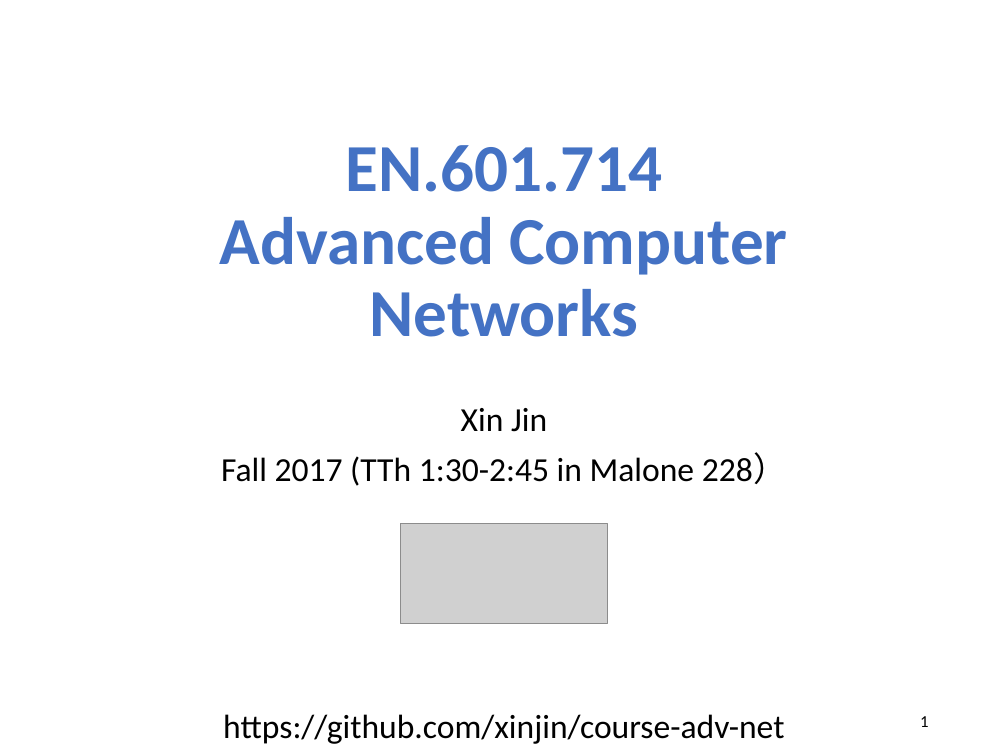
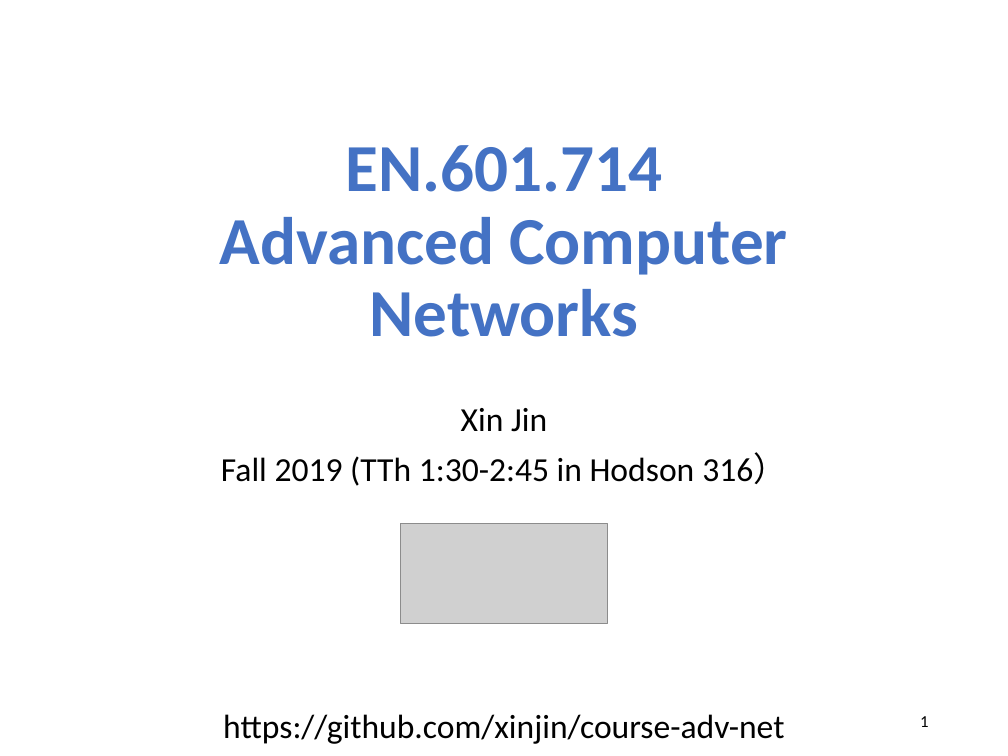
Before and after one commit to xinjin/course-adv-net, a slide deck: slide 1 of slides/lec01_overview.pptx. Drawn at 1008x756 pixels with LibreOffice and Linux fonts; fonts in the diff are those of the drawing; grey boxes stand for pictures. Boxes give left, top, right and bottom in pixels: in the first picture for what was removed or moved away, otherwise in the second. Text is boxed around its words. In the diff, an @@ line names an element or a change of style, - is before the commit and + after.

```diff
--- a/slides/lec01_overview.pptx
+++ b/slides/lec01_overview.pptx
@@ subtitle at (221,453,787,486): text changed @@
-Fall 2017 (TTh 1:30-2:45 in Malone 228）
+Fall 2019 (TTh 1:30-2:45 in Hodson 316）
```
Also in this commit, not shown: 8 other slides changed, 1 slide removed, 1 other file.
